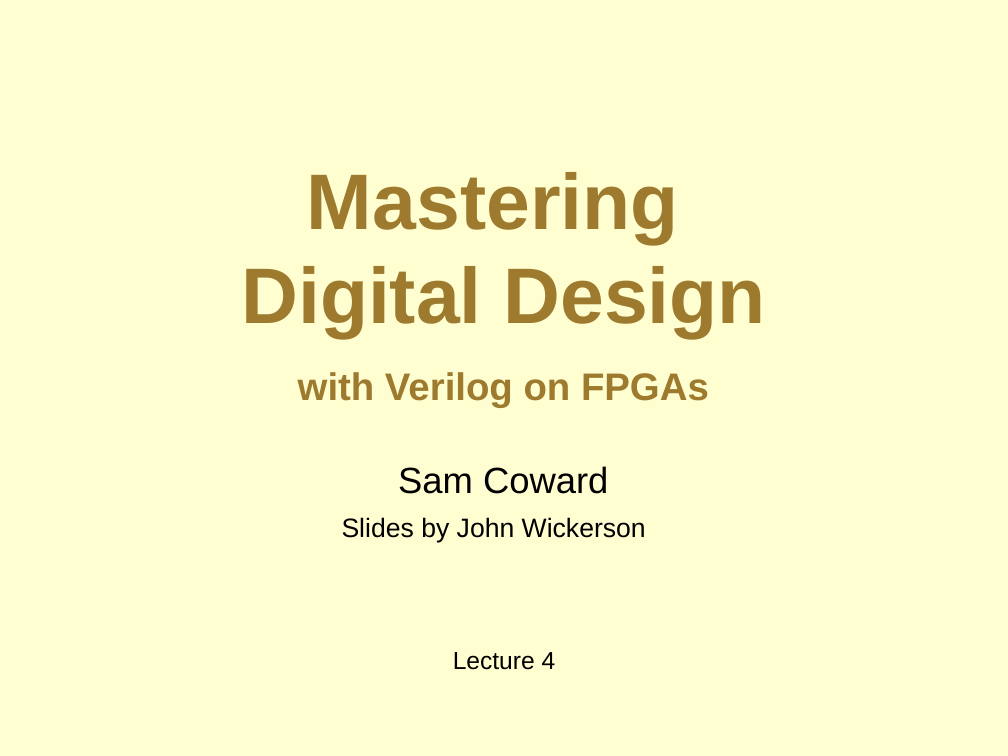
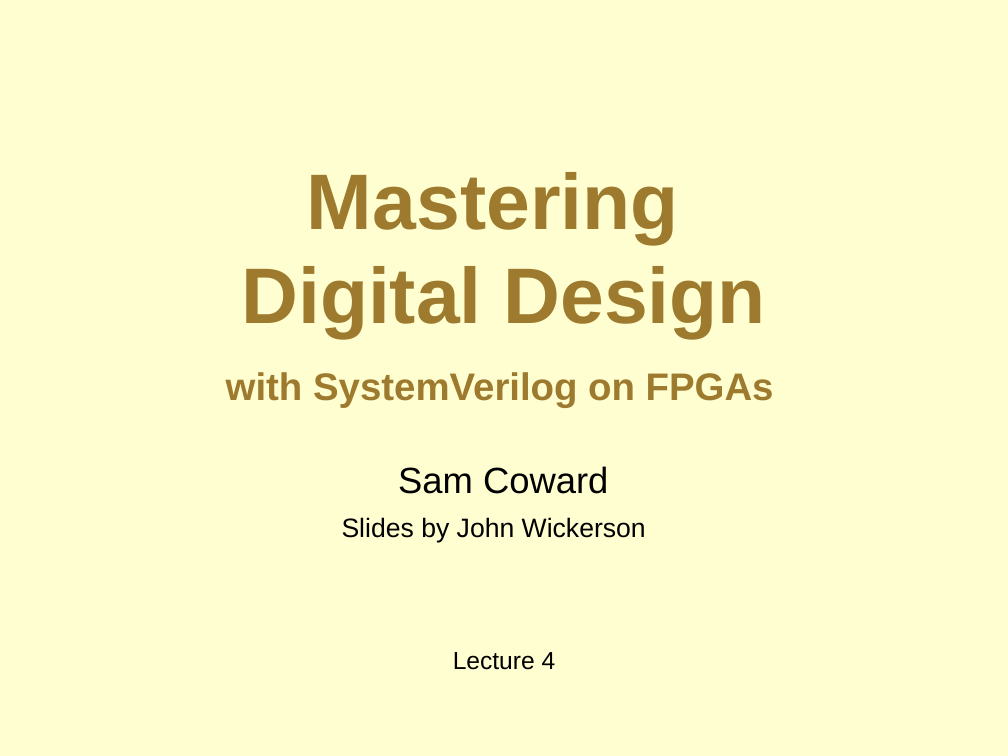
Before and after one commit to Mastering-Digital-Design/Lab-Module, a slide deck: slide 1 of lectures/lecture4.pptx. Drawn at 1008x756 pixels with LibreOffice and Linux fonts; fonts in the diff are those of the drawing. Boxes give left, top, right and bottom in pixels: in the first picture for what was removed or moved away, otherwise in the second. Text is boxed around its words. In the diff, an @@ line names an element or a change of style, - is before the commit and + after.

```diff
--- a/lectures/lecture4.pptx
+++ b/lectures/lecture4.pptx
@@ text at [226,372,774,408]: text changed @@
-with Verilog on FPGAs
+with SystemVerilog on FPGAs
```
Also in this commit, not shown: 14 other slides changed, 1 slide removed, 2 other files.
